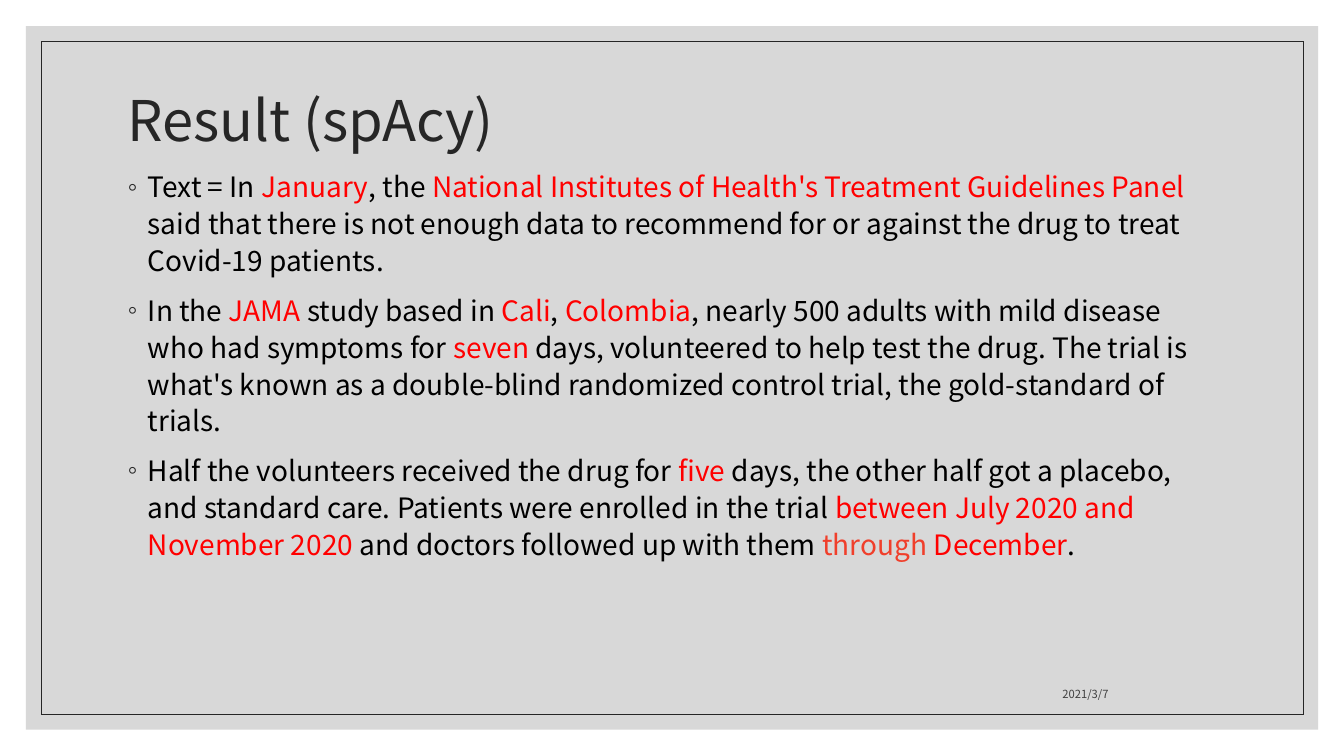
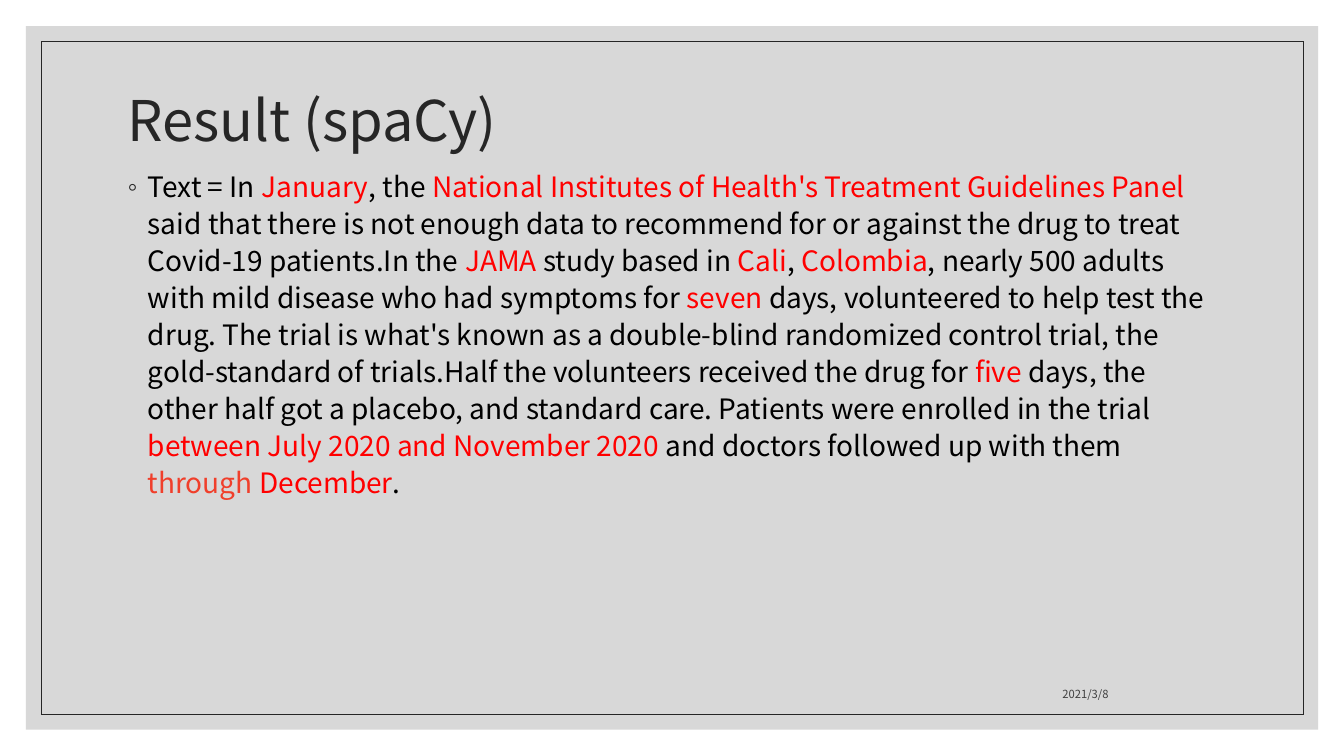
Before and after one commit to Minniemu/BERT-for-token-Classification, a slide deck: slide 13 of meeting_ppt/20210309.pptx (slide 7 before the commit). Drawn at 1344x756 pixels with LibreOffice and Linux fonts; fonts in the diff are those of the drawing. Boxes give left, top, right and bottom in pixels: in the first picture for what was removed or moved away, otherwise in the second. Text is boxed around its words. In the diff, an @@ line names an element or a change of style, - is before the commit and + after.

```diff
--- a/meeting_ppt/20210309.pptx
+++ b/meeting_ppt/20210309.pptx
@@ title at (128,95,496,154): text changed @@
-Result (spAcy)
+Result (spaCy)
@@ text at (148,174,1204,500): text changed @@
-◦ Text = In January, the National Institutes of Health's Treatment Guidelines Panel said that there is not enough data to recommend for or against the drug to treat Covid-19 patients.
-◦ In the JAMA study based in Cali, Colombia, nearly 500 adults with mild disease who had symptoms for seven days, volunteered to help test the drug. The trial is what's known as a double-blind randomized control trial, the gold-standard of trials.
-◦ Half the volunteers received the drug for five days, the other half got a placebo, and standard care. Patients were enrolled in the trial between July 2020 and November 2020 and doctors followed up with them through December.
+◦ Text = In January, the National Institutes of Health's Treatment Guidelines Panel said that there is not enough data to recommend for or against the drug to treat Covid-19 patients.In the JAMA study based in Cali, Colombia, nearly 500 adults with mild disease who had symptoms for seven days, volunteered to help test the drug. The trial is what's known as a double-blind randomized control trial, the gold-standard of trials.Half the volunteers received the drug for five days, the other half got a placebo, and standard care. Patients were enrolled in the trial between July 2020 and November 2020 and doctors followed up with them through December.
@@ text at (1062,689,1108,700): text changed @@
-2021/3/7
+2021/3/8
```
Also in this commit, not shown: 10 other slides changed, 7 slides added.
